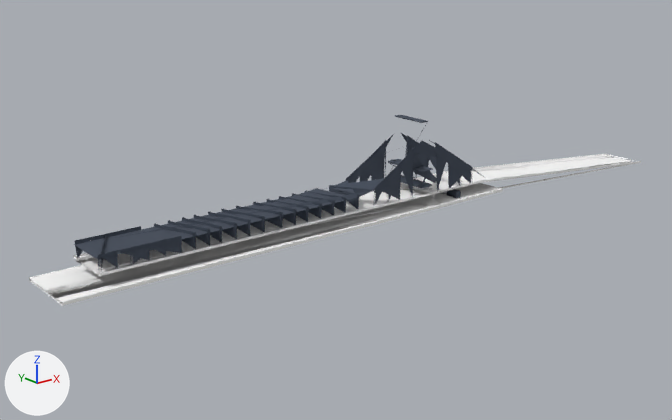
Two versions of the glTF model gh-pages/models/street_island1_00.glb, one commit apart.
Rendered twice from a 50 mm camera at (-1817.0, -1459.0, 233.0) aimed at (-1365.0, -893.0, 7.0). Lighting does not change. The marker at lower left points along +X, +Y and +Z. The older version comes first.

In view in the first picture: 'seg_1186', 'seg_1306', 'seg_604', 'seg_605' and 1 more.
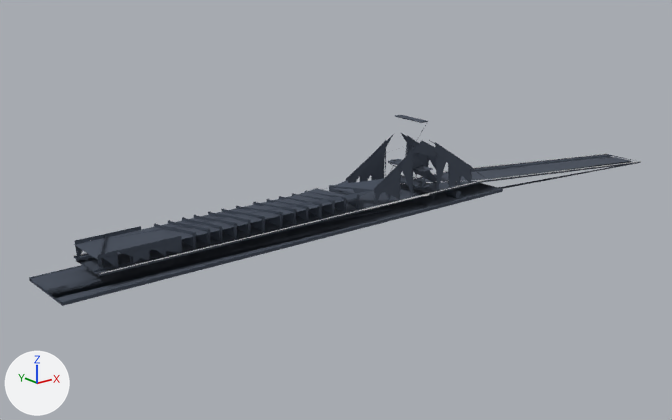
Edits to the scene script, one JSON object a line:
```json
{"block": "me_seg_604", "where": "me_seg_604.from_pydata(...)  # 71 vertices, 229 faces; spans x -1620.0..-1223.0, y -946.0..-894.0, z 9.0..11.0"}
{"op": "remove", "block": "me_seg_604", "code": "me_seg_604.materials.append(mat_bakegroup_island1_b0_2x)  # white #ffffff"}
{"op": "add", "block": "me_seg_604", "code": "me_seg_604.materials.append(mat_dark)  # greyish blue #424b59"}
{"block": "me_seg_605", "where": "me_seg_605.from_pydata(...)  # 157 vertices, 480 faces; spans x -1591.0..-1011.0, y -942.0..-898.0, z -2.0..21.0"}
{"op": "remove", "block": "me_seg_605", "code": "me_seg_605.materials.append(mat_bakegroup_island1_b0_2x)  # white #ffffff"}
{"op": "add", "block": "me_seg_605", "code": "me_seg_605.materials.append(mat_dark)  # greyish blue #424b59"}
```

Boxes (x1, y1, x2, y2) around the edits, measured in the pictures (672 x 420 px):
```json
{"object": "seg_604", "change": "recoloured", "before": [29, 183, 503, 306], "after": [29, 183, 503, 306]}
{"object": "seg_605", "change": "recoloured", "before": [74, 154, 641, 276], "after": [74, 154, 641, 276]}
```
